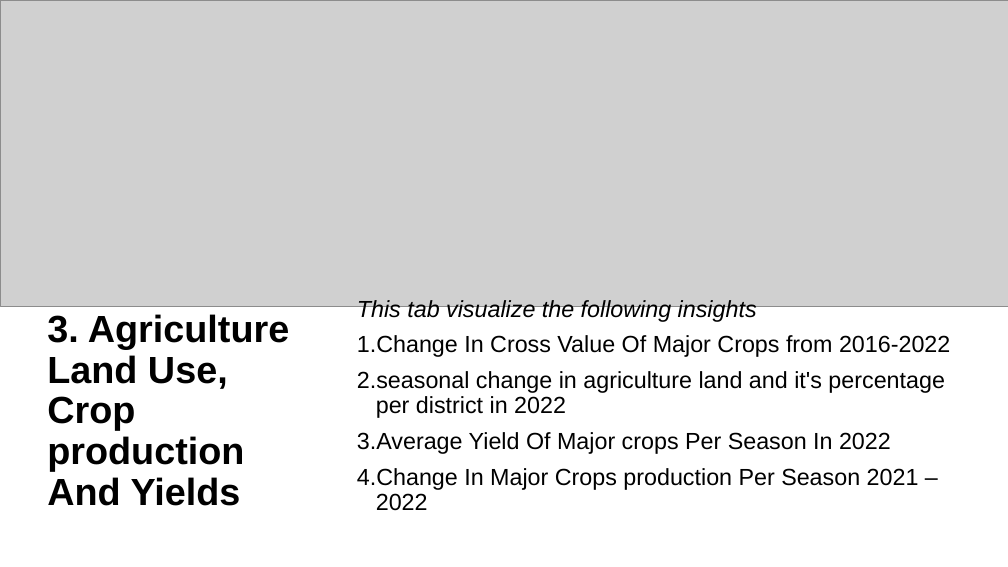
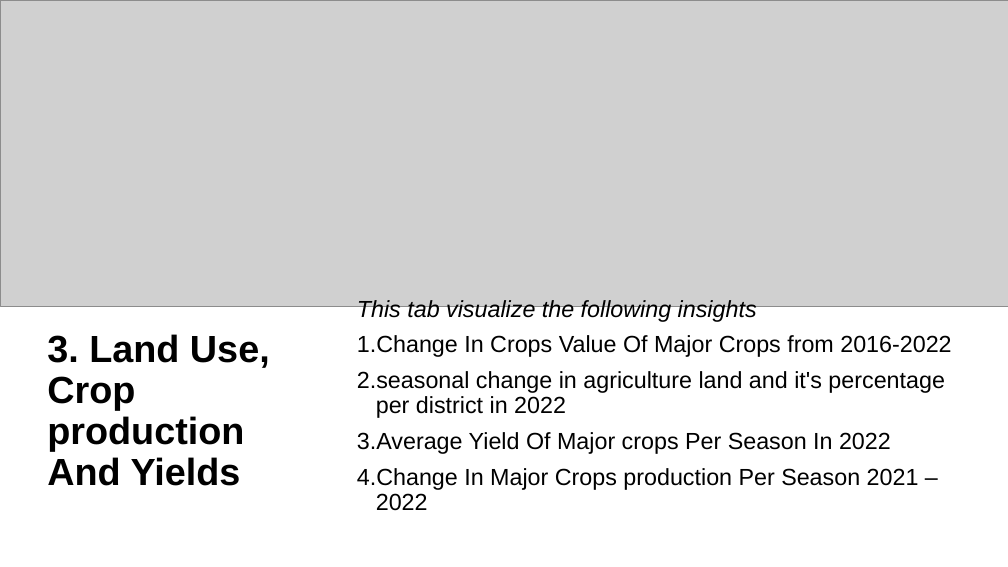
Before and after one commit to Rootkiti/NISR_Hackathon_Dashboard, a slide deck: slide 11 of NISR_HACKATHON_BRIGHT_TEAM_PRESENTATION.pptx. Drawn at 1008x567 pixels with LibreOffice and Linux fonts; fonts in the diff are those of the drawing; grey boxes stand for pictures. Boxes give left, top, right and bottom in pixels: in the first picture for what was removed or moved away, otherwise in the second. Text is boxed around its words. In the diff, an @@ line names an element or a change of style, - is before the commit and + after.

Commit message:
ppt change

```diff
--- a/NISR_HACKATHON_BRIGHT_TEAM_PRESENTATION.pptx
+++ b/NISR_HACKATHON_BRIGHT_TEAM_PRESENTATION.pptx
@@ title at (47,334,270,486): text changed @@
-3. Agriculture Land Use, Crop production And Yields
+3. Land Use, Crop production And Yields
@@ text at (357,335,951,357): text changed @@
-1. Change In Cross Value Of Major Crops from 2016-2022
+1. Change In Crops Value Of Major Crops from 2016-2022
```
